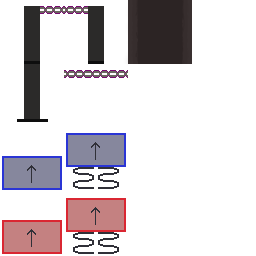
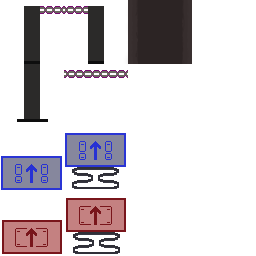
Before/after of a (256, 256) layered artwork. What changed in the layer stack:
removed layer "spring-red" over [73, 232, 119, 254]
removed layer "spring" over [73, 167, 119, 189]
added group "springs" with 6 layers above "chains-pillar" over [1, 133, 126, 254]
added group "blue" with 2 layers in group "springs" over [1, 133, 119, 190]
moved "blue-spring" into group "blue", painted on it over [1, 156, 48, 190]
moved "blue-spring-pressed" into group "blue", painted on it over [65, 133, 119, 189]
added group "red" with 2 layers in group "springs" over [2, 198, 126, 254]
renamed "red-spring" to "red-idle", moved it into group "red", painted on it over [2, 220, 62, 254]
renamed "red-spring-pressed" to "red-pressed", moved it into group "red", painted on it over [66, 198, 126, 254]
